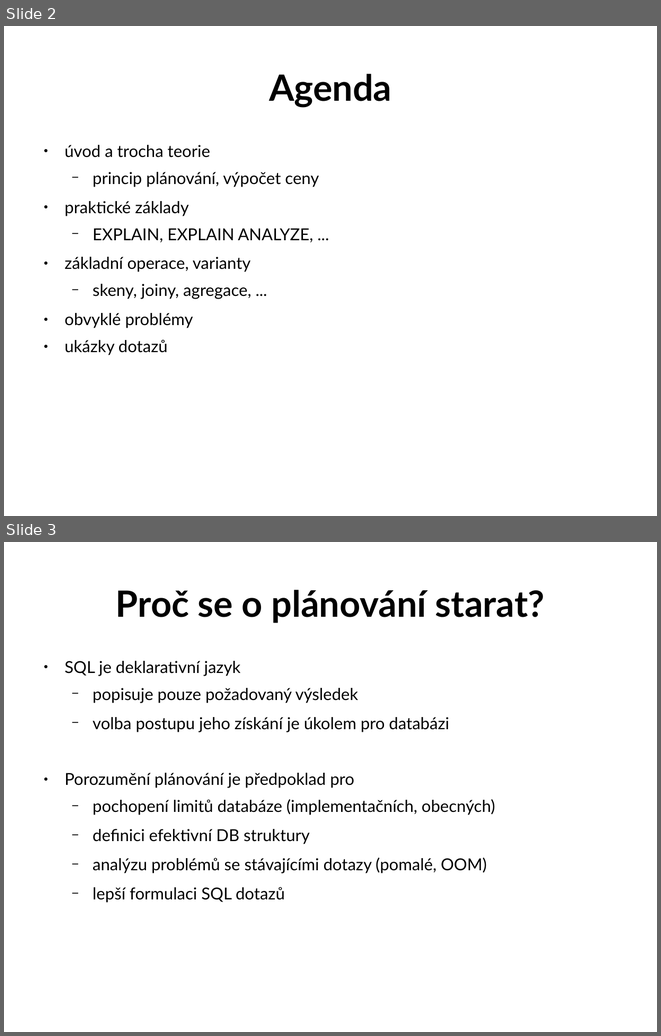
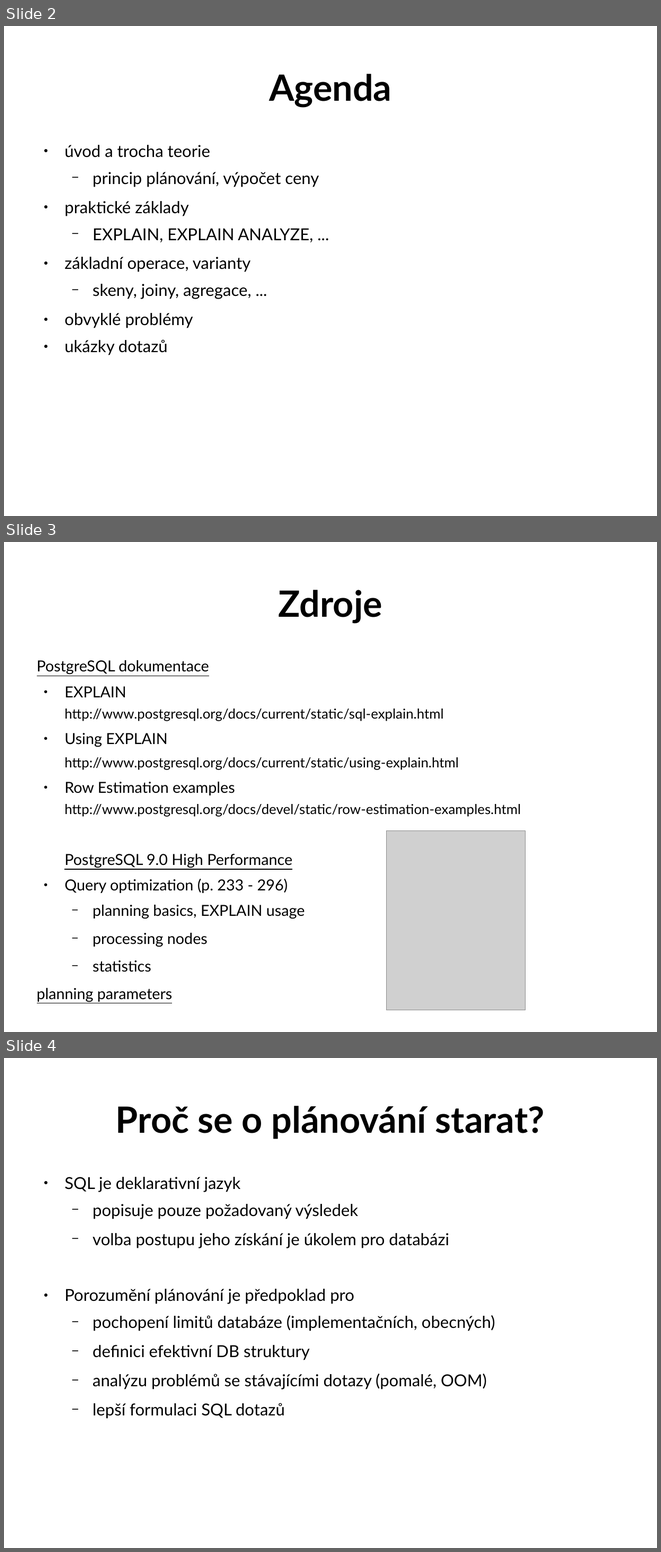
Before and after one commit to tvondra/explain_training, a slide deck: explain-training.odp. Shown one above the other, each under a label of ours: slides 2 and 3 before the commit, slides 2, 3 and 4 after it. The pictures are 661x1036 and 661x1552 pixels, drawn with LibreOffice and Linux fonts; fonts in the diff are those of the drawing; grey boxes stand for pictures. Boxes give left, top, right and bottom in pixels: in the first picture for what was removed or moved away, otherwise in the second. Text is boxed around its words. In the diff, an @@ line names an element or a change of style, - is before the commit and + after.

Commit message:
fix title slide

```diff
--- a/explain-training.odp
+++ b/explain-training.odp
@@ slide 3 added at (4, 542, 657, 1032), background #FFFFFF @@
@@ title added at (279, 590, 382, 624), 44 pt, text #000000, bold @@
+Zdroje
@@ text added at (37, 660, 521, 972), 16.6 pt, text #000000 @@
+PostgreSQL dokumentace
+● EXPLAIN
+http://www.postgresql.org/docs/current/static/sql-explain.html
+● Using EXPLAIN
+http://www.postgresql.org/docs/current/static/using-explain.html
+● Row Estimation examples
+http://www.postgresql.org/docs/devel/static/row-estimation-examples.html
+PostgreSQL 9.0 High Performance
+● Query optimization (p. 233 - 296)
+  − planning basics, EXPLAIN usage
+  − processing nodes
+  − statistics
+planning parameters
@@ picture added at (386, 830, 526, 1010) @@
@@ what was slide 3 is now slide 4 @@
```
Also in this commit, not shown: 1 slide changed.
